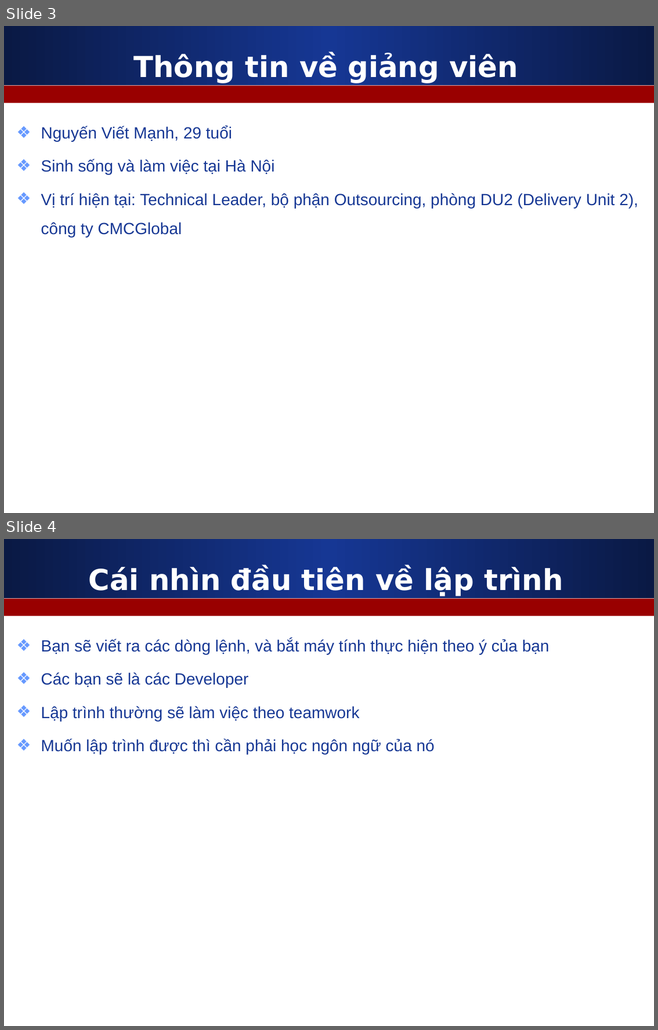
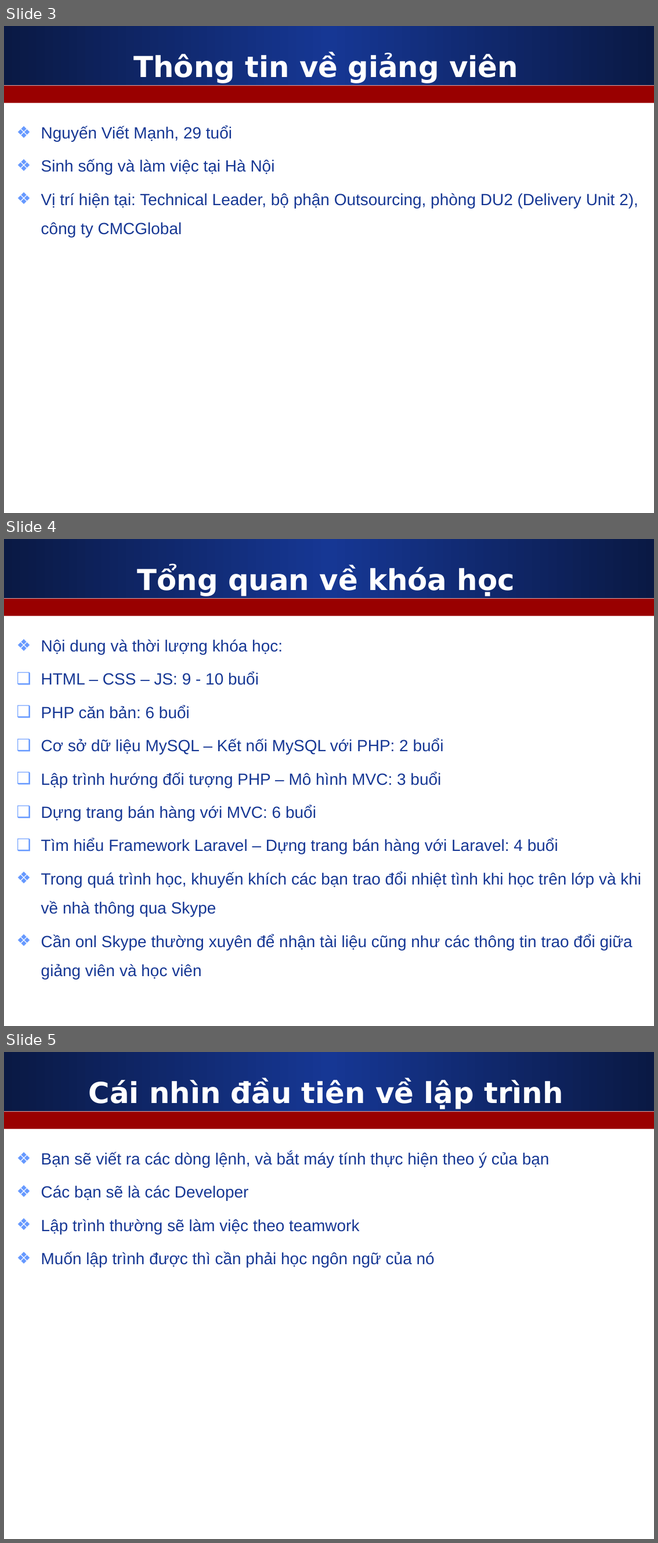
Before and after one commit to Tuhyle/phpdevpro_43, a slide deck: Day01_HTML/Slides/1_Gioi_thieu_khoa_hoc.ppt. Shown one above the other, each under a label of ours: slides 3 and 4 before the commit, slides 3, 4 and 5 after it. The pictures are 658x1030 and 658x1543 pixels, drawn with LibreOffice and Linux fonts; fonts in the diff are those of the drawing. Boxes give left, top, right and bottom in pixels: in the first picture for what was removed or moved away, otherwise in the second. Text is boxed around its words. In the diff, an @@ line names an element or a change of style, - is before the commit and + after.

```diff
--- a/Day01_HTML/Slides/1_Gioi_thieu_khoa_hoc.ppt
+++ b/Day01_HTML/Slides/1_Gioi_thieu_khoa_hoc.ppt
@@ slide 4 added at (4,539,654,1026), background #FFFFFF; not listed: 2 template elements that a slide beside it also shows @@
@@ title added at (137,566,514,596), 32 pt, text #FFFFFF, bold @@
+Tổng quan về khóa học
@@ text added at (41,639,641,979), 18 pt, text #163794 @@
+❖ Nội dung và thời lượng khóa học:
+❑ HTML – CSS – JS: 9 - 10 buổi
+❑ PHP căn bản: 6 buổi
+❑ Cơ sở dữ liệu MySQL – Kết nối MySQL với PHP: 2 buổi
+❑ Lập trình hướng đối tượng PHP – Mô hình MVC: 3 buổi
+❑ Dựng trang bán hàng với MVC: 6 buổi
+❑ Tìm hiểu Framework Laravel – Dựng trang bán hàng với Laravel: 4 buổi
+❖ Trong quá trình học, khuyến khích các bạn trao đổi nhiệt tình khi học trên lớp và khi về nhà thông qua Skype
+❖ Cần onl Skype thường xuyên để nhận tài liệu cũng như các thông tin trao đổi giữa giảng viên và học viên
@@ what was slide 4 is now slide 5 @@
```
Also in this commit, not shown: 1 slide changed.
